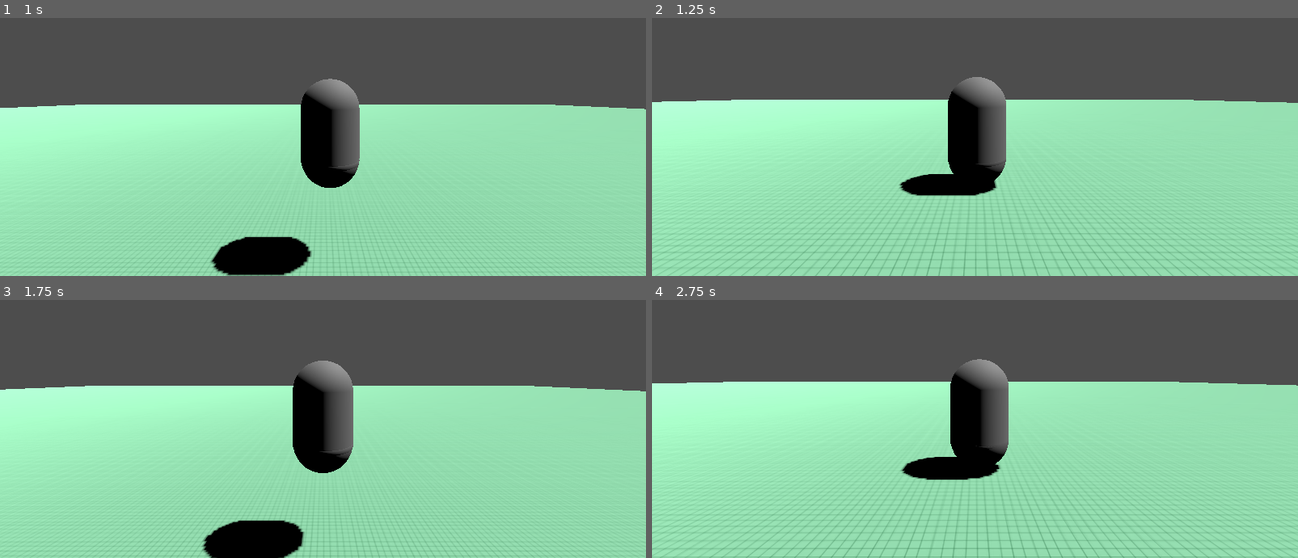
Above: before the commit, frames 1-4 (two rows, left to right).
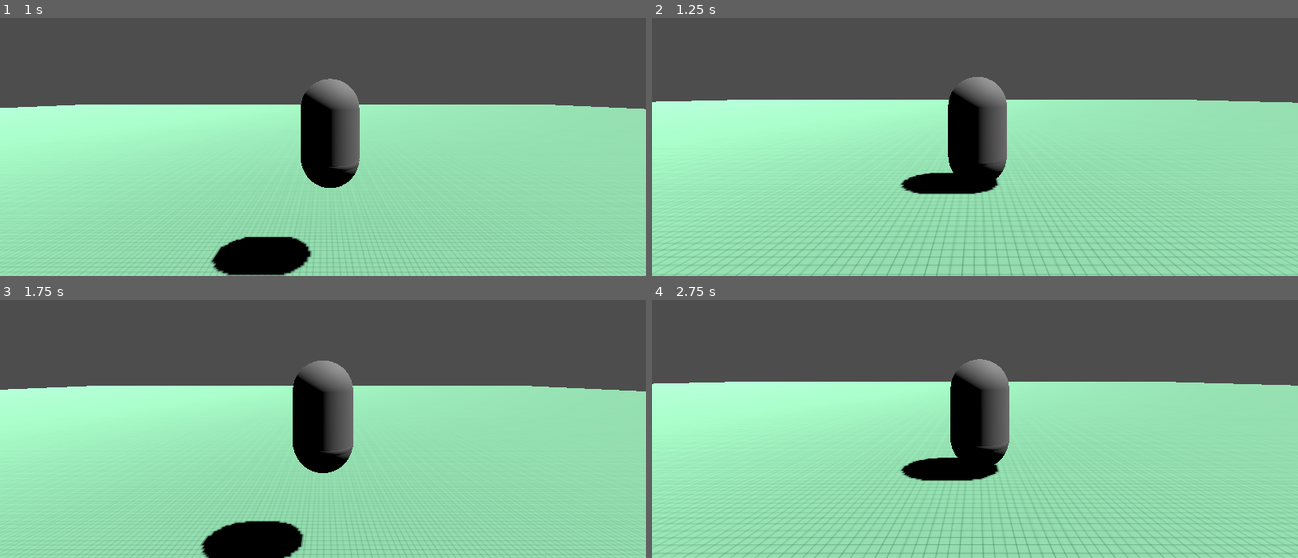
Above: after the commit, the same moments.

Repository: Mangonels/Godot-RigidBody3D-character-movement
Game: Godot game, scene res://scene.tscn
Two runs of this game, one before a commit and one after it. Both use one fixed random seed, a clock stepped at 60 frames per second and the inputs below.
Inputs (mouse positions are in pixels of both pictures, inside the frame that each line leads up to):
- Up to frame 1 (1 s): tap Enter (ui_accept) at 0.5 s; move the mouse to (465, 77) at 0.52 s; hold D (move_right) from 0.53 s (still down); hold F from 0.53 s (still down); click (465, 77) at 0.67 s; tap Space (jump) at 0.77 s
- Up to frame 2 (1.25 s): keep holding D (move_right); keep holding F
- Up to frame 3 (1.75 s): move the mouse to (193, 395) at 1.27 s; release D (move_right) at 1.28 s; release F at 1.28 s; hold S (move_backward) from 1.28 s (still down); tap F at 1.35 s; tap Space (jump) at 1.52 s
- Up to frame 4 (2.75 s): move the mouse to (outside the picture) at 2.02 s; release S (move_backward) at 2.03 s; hold D (move_right) from 2.03 s (still down); hold F from 2.03 s (still down)

Frame 1 is identical in both runs. In frame 2, 2.8% of the frame differs, in the area x 0-100%, y 22-100%; in frame 3, 0.6%; in frame 4, 3.3%.

Commit message:
Added 0.0 friction physics material to character body

Diff:
--- a/scene.tscn
+++ b/scene.tscn
@@ -34,6 +34,9 @@
 frustum_offset = Vector2(0, 0)
 near = 0.05
 far = 4000.0
+
+[sub_resource type="PhysicsMaterial" id="PhysicsMaterial_5juve"]
+friction = 0.0
 
 [sub_resource type="CapsuleShape3D" id="CapsuleShape3D_yca0g"]
 radius = 0.8
@@ -89,10 +92,13 @@
 protagonist_feet = NodePath("../Protagonist_Feet")
 
 [node name="Protagonist_Body_Movement_Overworld" type="RigidBody3D" parent="Protagonist_Overworld" node_paths=PackedStringArray("main_camera", "ground_checker") groups=["entity"]]
+collision_layer = 2
+collision_mask = 2
 axis_lock_angular_x = true
 axis_lock_angular_y = true
 axis_lock_angular_z = true
 mass = 0.5
+physics_material_override = SubResource("PhysicsMaterial_5juve")
 script = ExtResource("6_hcaqf")
 protagonist_data = ExtResource("5_h5323")
 main_camera = NodePath("../../Camera3D")
Not shown: 1 places in scene.tscn that only renumber resources
